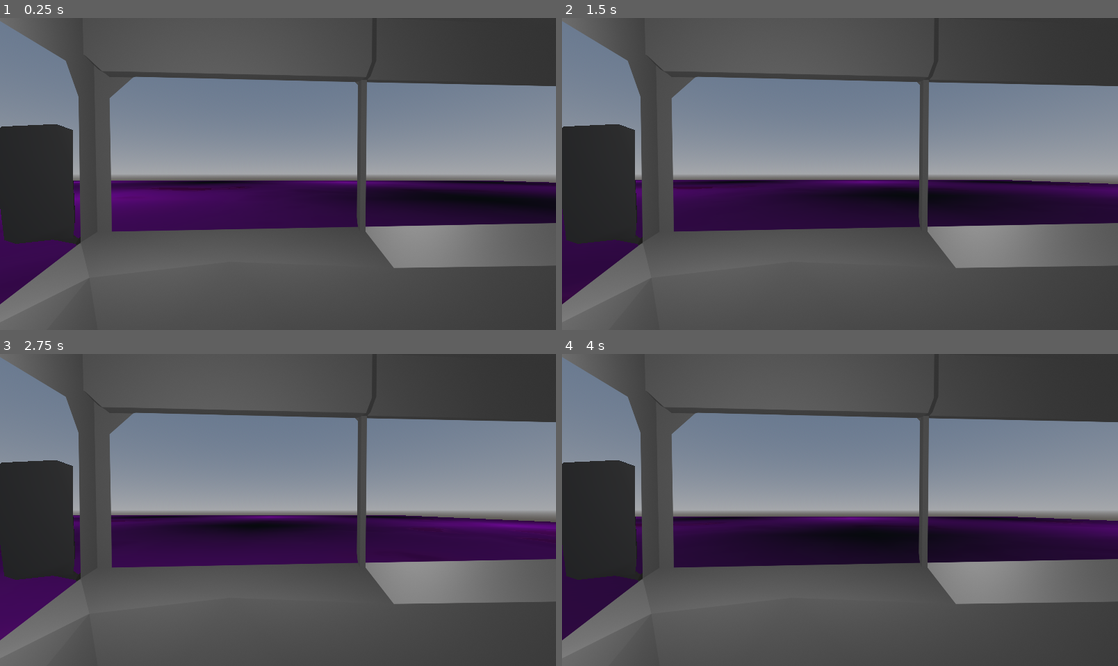
Above: before the commit, frames 1-4 (two rows, left to right).
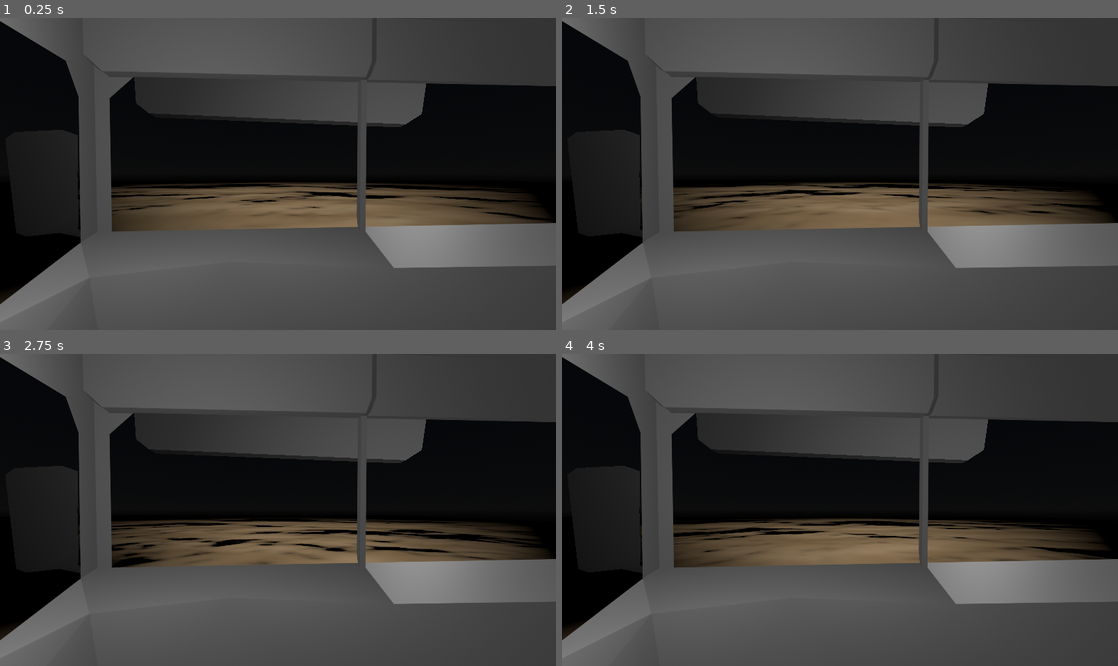
Above: after the commit, the same moments.

Repository: scarvey01/INSANITY-GAME
Game: Godot game, scene res://node_3d.tscn
Two runs of this game, one before a commit and one after it. Both use one fixed random seed, a clock stepped at 60 frames per second and the inputs below.
Inputs:
- Up to frame 1 (0.25 s): no input
- Up to frame 2 (1.5 s): tap Enter (ui_accept) at 0.5, 0.77 s; hold D (drive_right) 0.53-1.28 s; hold S (drive_backward) from 1.28 s (still down)
- Up to frame 3 (2.75 s): tap Enter (ui_accept) at 1.52 s; release S (drive_backward) at 2.03 s; hold D (drive_right) from 2.03 s (still down)
- Up to frame 4 (4 s): release D (drive_right) at 2.78 s; hold W (drive_forward) 2.78-3.53 s; tap Enter (ui_accept) at 3.02, 3.77 s; hold A (drive_left) from 3.53 s (still down)

The runs differ from the first frame. In frame 1, 43% of the frame differs, in the area x 0-100%, y 0-92%; in frame 2, 43%; in frame 3, 43%; in frame 4, 43%.

Commit message:
sand!

Diff:
--- /dev/null
+++ b/bus_mirror.tscn
@@ -0,0 +1,33 @@
+[gd_scene load_steps=4 format=3 uid="uid://icmiyyrstb5d"]
+
+[ext_resource type="PackedScene" uid="uid://bxttlvv67syq3" path="res://BusMirror.fbx" id="1_5oryb"]
+
+[sub_resource type="ViewportTexture" id="ViewportTexture_5oryb"]
+viewport_path = NodePath("BusMirror/SubViewport")
+
+[sub_resource type="StandardMaterial3D" id="StandardMaterial3D_nh1rn"]
+resource_local_to_scene = true
+albedo_texture = SubResource("ViewportTexture_5oryb")
+roughness = 0.0
+
+[node name="BusMirror" instance=ExtResource("1_5oryb")]
+
+[node name="BusMirror" parent="." index="0"]
+surface_material_override/0 = SubResource("StandardMaterial3D_nh1rn")
+
+[node name="RemoteTransform3D" type="RemoteTransform3D" parent="BusMirror" index="0"]
+transform = Transform3D(-0.979196, -0.0544242, 0.195478, -0.019472, 0.984116, 0.176454, -0.201976, 0.168977, -0.964703, 0.00109872, 0.00121856, -0.00682437)
+remote_path = NodePath("../SubViewport/Camera3D")
+
+[node name="SubViewport" type="SubViewport" parent="BusMirror" index="1"]
+size = Vector2i(128, 128)
+
+[node name="Camera3D" type="Camera3D" parent="BusMirror/SubViewport" index="0"]
+transform = Transform3D(-107.258, 5.16405, 4.27357, -4.26826, 0.210573, -107.382, -5.16838, -107.342, -0.00505257, 0.140302, 0.0799443, -5.21541e-08)
+fov = 118.125
+
+[node name="Camera" parent="." index="1"]
+visible = false
+
+[node name="Light" parent="." index="2"]
+visible = false
--- /dev/null
+++ b/node_3d.gdshader
@@ -0,0 +1,14 @@
+shader_type spatial;
+
+void vertex() {
+	// Called for every vertex the material is visible on.
+}
+
+void fragment() {
+	// Called for every pixel the material is visible on.
+}
+
+//void light() {
+//	// Called for every pixel for every light affecting the material.
+//	// Uncomment to replace the default light processing function with this one.
+//}
--- a/node_3d.tscn
+++ b/node_3d.tscn
@@ -1,20 +1,23 @@
-[gd_scene load_steps=15 format=3 uid="uid://ckv8q5jyvif6r"]
+[gd_scene load_steps=19 format=3 uid="uid://ckv8q5jyvif6r"]
 
 [ext_resource type="Script" uid="uid://d22putd88mkgd" path="res://character_body_3d.gd" id="1_a202f"]
+[ext_resource type="Texture2D" uid="uid://c5wkkcf3pnd67" path="res://sand.png" id="1_jka67"]
 [ext_resource type="PackedScene" uid="uid://dijw22lyuegl0" path="res://side_mirror.tscn" id="2_a0tk4"]
+[ext_resource type="Shader" uid="uid://byhr8tvtq2e4m" path="res://node_3d.gdshader" id="2_i5arm"]
 [ext_resource type="Texture2D" uid="uid://bqn77wfwabr1x" path="res://bus-view.png" id="2_noarx"]
-
-[sub_resource type="NoiseTexture2D" id="NoiseTexture2D_a0tk4"]
+[ext_resource type="PackedScene" uid="uid://icmiyyrstb5d" path="res://bus_mirror.tscn" id="3_r3fl7"]
 
 [sub_resource type="FastNoiseLite" id="FastNoiseLite_a0tk4"]
 
 [sub_resource type="NoiseTexture2D" id="NoiseTexture2D_r3fl7"]
+as_normal_map = true
 noise = SubResource("FastNoiseLite_a0tk4")
 
 [sub_resource type="StandardMaterial3D" id="StandardMaterial3D_jka67"]
-albedo_texture = SubResource("NoiseTexture2D_a0tk4")
+albedo_texture = ExtResource("1_jka67")
 normal_enabled = true
 normal_texture = SubResource("NoiseTexture2D_r3fl7")
+proximity_fade_distance = 0.01
 
 [sub_resource type="PlaneMesh" id="PlaneMesh_4xowi"]
 material = SubResource("StandardMaterial3D_jka67")
@@ -22,7 +25,15 @@
 
 [sub_resource type="WorldBoundaryShape3D" id="WorldBoundaryShape3D_a202f"]
 
+[sub_resource type="ShaderMaterial" id="ShaderMaterial_wc5p8"]
+render_priority = 0
+shader = ExtResource("2_i5arm")
+
+[sub_resource type="PlaneMesh" id="PlaneMesh_jsk3o"]
+material = SubResource("ShaderMaterial_wc5p8")
+
 [sub_resource type="ProceduralSkyMaterial" id="ProceduralSkyMaterial_noarx"]
+energy_multiplier = 0.1
 
 [sub_resource type="Sky" id="Sky_a0tk4"]
 sky_material = SubResource("ProceduralSkyMaterial_noarx")
@@ -47,6 +58,9 @@
 [node name="CollisionShape3D" type="CollisionShape3D" parent="StaticBody3D"]
 shape = SubResource("WorldBoundaryShape3D_a202f")
 
+[node name="MeshInstance3D2" type="MeshInstance3D" parent="StaticBody3D"]
+mesh = SubResource("PlaneMesh_jsk3o")
+
 [node name="WorldEnvironment" type="WorldEnvironment" parent="."]
 environment = SubResource("Environment_r3fl7")
 
@@ -66,7 +80,16 @@
 [node name="OmniLight3D" type="OmniLight3D" parent="CharacterBody3D/Camera3D"]
 
 [node name="SideMirror2" parent="CharacterBody3D" instance=ExtResource("2_a0tk4")]
-transform = Transform3D(1, 4.84288e-08, 2.40747e-07, -1.93715e-07, 0.999999, -4.47035e-08, 1.96975e-07, -5.96046e-08, 1, -2, 0.239999, -1.7)
+transform = Transform3D(1, 4.84288e-08, 2.40747e-07, -1.93715e-07, 0.999999, -4.47035e-08, 1.96975e-07, -5.96046e-08, 1, -2.2, 0.24, -1.95)
+
+[node name="BusMirror" parent="CharacterBody3D" instance=ExtResource("3_r3fl7")]
+transform = Transform3D(1, 0, 0, 0, -0.173786, -0.984784, 0, 0.984784, -0.173786, 0, 1.48607, -1.98241)
+
+[node name="SpotLight3D" type="SpotLight3D" parent="CharacterBody3D"]
+transform = Transform3D(1, 0, 0, 0, 1, 0, 0, 0, 1, 1.34439, 0.640206, 0)
+spot_range = 40.0
+spot_attenuation = 0.25
+spot_angle = 50.0
 
 [node name="CanvasLayer" type="CanvasLayer" parent="."]
 
--- a/side_mirror.tscn
+++ b/side_mirror.tscn
@@ -15,6 +15,7 @@
 surface_material_override/0 = SubResource("StandardMaterial3D_b6xtm")
 
 [node name="SubViewport" type="SubViewport" parent="SideMirror" index="0"]
+size = Vector2i(128, 128)
 
 [node name="Camera3D" type="Camera3D" parent="SideMirror/SubViewport" index="0"]
 transform = Transform3D(-86.8628, 6.33027, 1.92071, 2.51797, 108.199, -15.2592, -3.94634, -6.22314, -87.1329, -0.314069, 1.49012e-08, -0.429748)
Not shown, added: node_3d.gdshader.uid
Binary file added: sand.png
Not shown, added: sand.png.import
